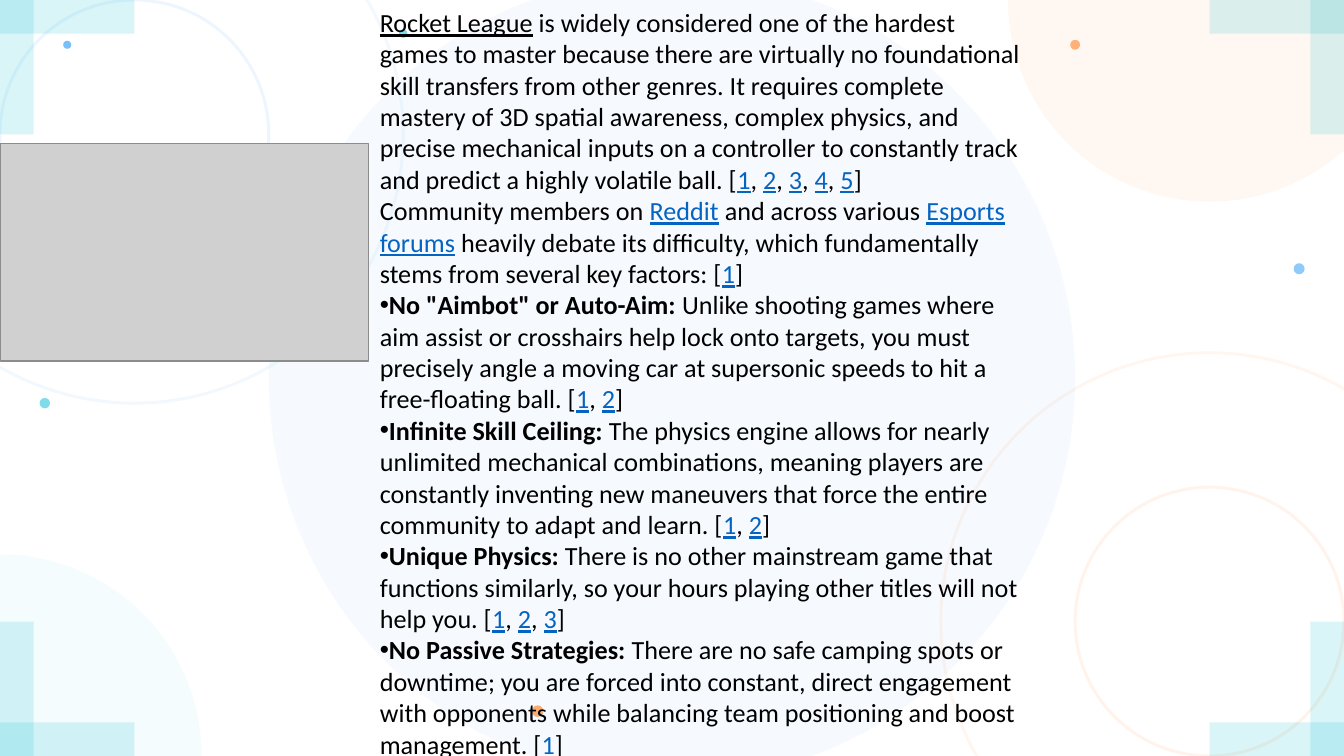
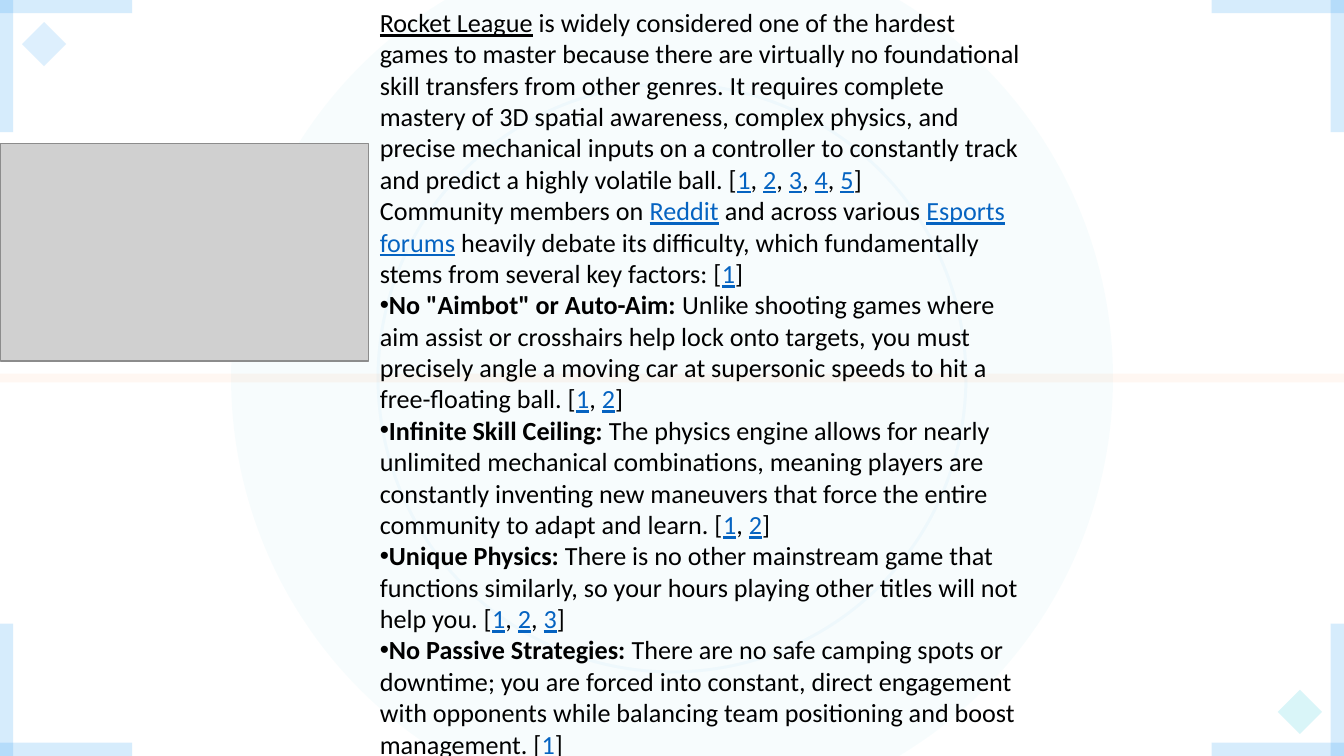
Before and after one commit to coenheinrich-beep/landscape-site-1, a slide deck: slide 3 of rl_bachelor_extra.pptx. Drawn at 1344x756 pixels with LibreOffice and Linux fonts; fonts in the diff are those of the drawing; grey boxes stand for pictures. Boxes give left, top, right and bottom in pixels: in the first picture for what was removed or moved away, otherwise in the second. Text is boxed around its words. In the diff, an @@ line names an element or a change of style, - is before the commit and + after.

```diff
--- a/rl_bachelor_extra.pptx
+++ b/rl_bachelor_extra.pptx
@@ rectangle: place and size @@
-rectangle at box(0, 0, 34, 134)
+rectangle at box(0, 0, 13, 132)
@@ rectangle: place and size @@
-rectangle at box(0, 0, 134, 34)
+rectangle at box(0, 0, 132, 13)
@@ ellipse removed at box(0, 0, 403, 403) @@
@@ ellipse removed at box(0, 0, 269, 269) @@
@@ diamond added at box(22, 22, 66, 66), fill #2196F3 at 15% opacity @@
@@ ellipse: place and size @@
-ellipse at box(269, 0, 1075, 756)
+ellipse at box(231, 0, 1113, 756)
@@ ellipse at box(231, 0, 1113, 756): fill #2196F3 at 4% opacity to #00BCD4 at 3% opacity @@
@@ ellipse removed at box(1008, 0, 1344, 202) @@
@@ rectangle: place and size @@
-rectangle at box(1210, 0, 1344, 34)
+rectangle at box(1212, 0, 1344, 13)
@@ rectangle: place and size @@
-rectangle at box(1310, 0, 1344, 134)
+rectangle at box(1331, 0, 1344, 132)
@@ ellipse removed at box(63, 40, 71, 48) @@
@@ ellipse removed at box(399, 30, 407, 38) @@
@@ ellipse removed at box(1070, 40, 1079, 50) @@
@@ ellipse added at box(378, 85, 965, 672), outline #2196F3 1.57 pt @@
@@ ellipse removed at box(1294, 263, 1305, 274) @@
@@ ellipse removed at box(941, 352, 1344, 756) @@
@@ rectangle added at box(0, 374, 1344, 383), fill #FF6D00 at 5% opacity @@
@@ ellipse removed at box(39, 398, 50, 409) @@
@@ ellipse removed at box(1075, 487, 1344, 755) @@
@@ ellipse removed at box(0, 554, 202, 756) @@
@@ rectangle: place and size @@
-rectangle at box(0, 621, 34, 755)
+rectangle at box(0, 624, 13, 755)
@@ rectangle: place and size @@
-rectangle at box(1310, 621, 1344, 755)
+rectangle at box(1331, 624, 1344, 755)
@@ diamond added at box(1278, 689, 1322, 734), fill #00BCD4 at 15% opacity @@
@@ ellipse removed at box(532, 706, 544, 718) @@
@@ fill #00BCD4 at 15% opacity to #2196F3 at 18% opacity in 8 elements at box(0, 624, 13, 755), box(0, 0, 13, 132), box(1331, 0, 1344, 132), box(1331, 624, 1344, 755), box(0, 0, 132, 13), box(1212, 0, 1344, 13), box(1212, 743, 1344, 756), box(0, 743, 132, 756) @@
@@ rectangle: place and size @@
-rectangle at box(0, 723, 134, 756)
+rectangle at box(0, 743, 132, 756)
@@ rectangle: place and size @@
-rectangle at box(1210, 723, 1344, 756)
+rectangle at box(1212, 743, 1344, 756)
```
Also in this commit, not shown: 8 other slides changed, 1 other file.
